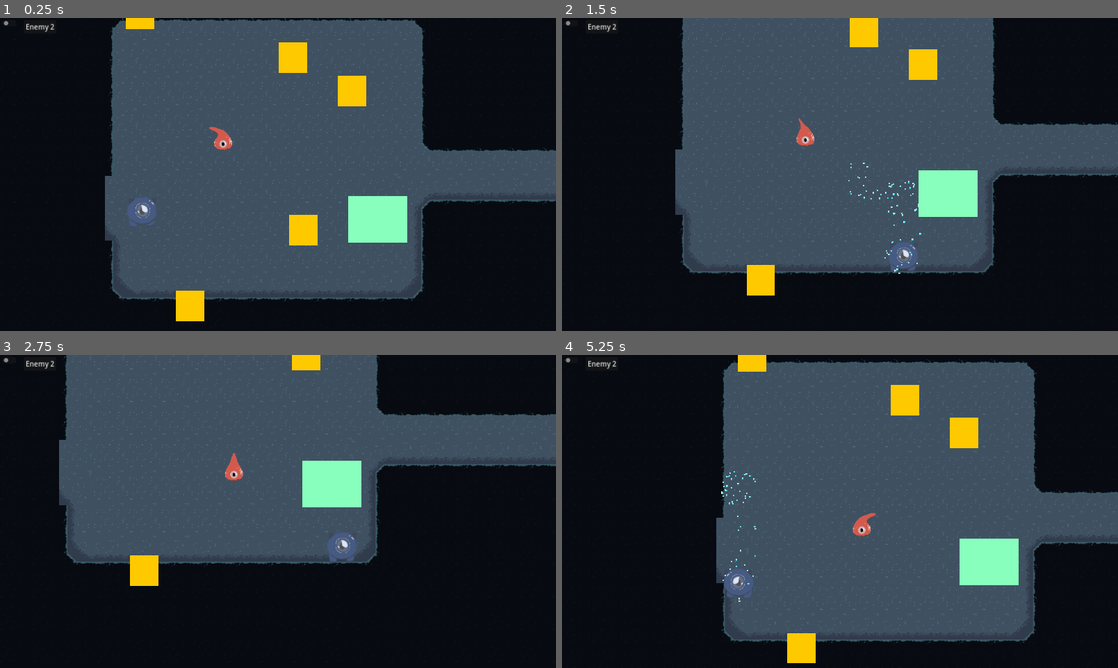
Above: before the commit, frames 1-4 (two rows, left to right).
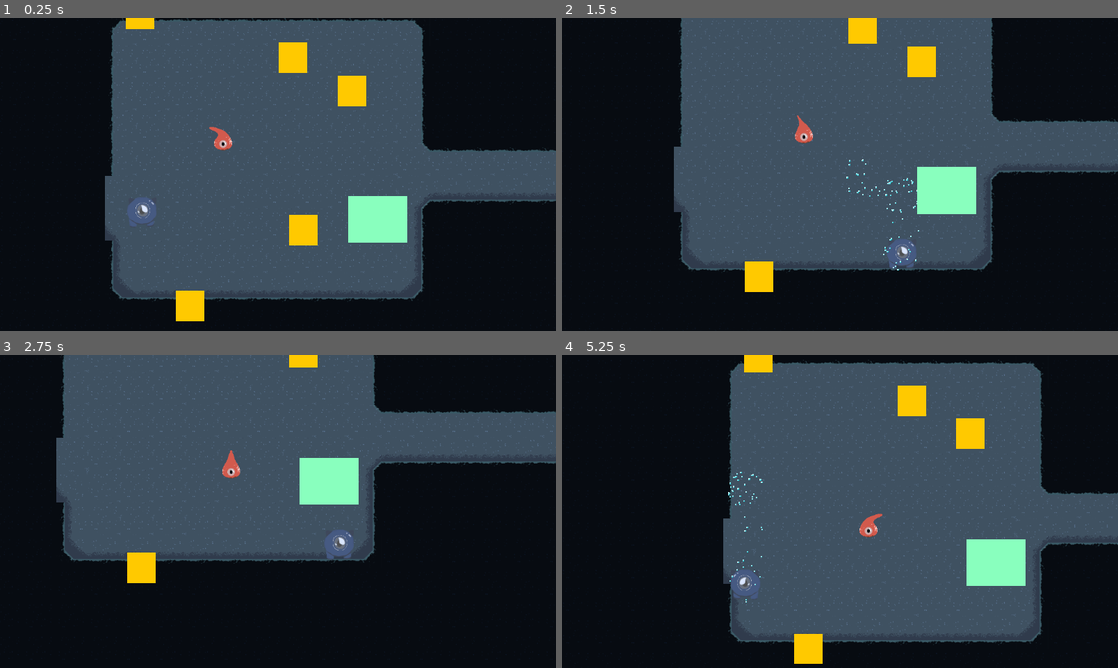
Above: after the commit, the same moments.

Repository: acropolis914/Gwizz-s-Game-Jam
Game: Godot game, scene res://Scene/main.tscn
Two runs of this game, one before a commit and one after it. Both use one fixed random seed, a clock stepped at 60 frames per second and the inputs below.
Inputs (mouse positions are in pixels of both pictures, inside the frame that each line leads up to):
- Up to frame 1 (0.25 s): no input
- Up to frame 2 (1.5 s): tap Enter at 0.5 s; move the mouse to (962, 158) at 0.52 s; hold D (move_right) 0.53-1.28 s; tap Shift (dash) at 0.6, 1.35 s; move the mouse to (728, 190) at 1.27 s; hold S (move_down) from 1.28 s (still down)
- Up to frame 3 (2.75 s): move the mouse to (333, 442) at 2.02 s; release S (move_down) at 2.03 s; hold D (move_right) from 2.03 s (still down); tap Shift (dash) at 2.1 s
- Up to frame 4 (5.25 s): move the mouse to (812, 574) at 2.77 s; release D (move_right) at 2.78 s; hold W (move_up) 2.78-3.53 s; tap Shift (dash) every 0.75 s from 2.85 to 5.1 s; move the mouse to (1006, 558) at 3.52 s; hold A (move_left) 3.53-5.03 s; move the mouse to (673, 464) at 4.27 s; move the mouse to (867, 511) at 5.02 s; hold S (move_down) from 5.03 s (still down)

The runs differ from the first frame. In frame 1, less than 0.1% of the frame differs, in the area x 0-10%, y 0-5%; in frame 2, 3.9%; in frame 3, 3.8%; in frame 4, 5.7%, in the area x 0-100%, y 0-99%.
Error before the commit: Invalid access to property or key 'trap' on a base object of type 'Node (global_script.gd)'. (res://Scripts/Turn_on.gd:4)

Commit message:
fixed some bugs

Diff:
--- /dev/null
+++ b/ImageAssets/Blur.gdshader
@@ -0,0 +1,26 @@
+shader_type canvas_item;
+
+// Radius that the shader was designed for.
+const float DEFAULT_RADIUS = 10.000000;
+
+// Unit vector: (1, 0) or (0, 1)
+uniform vec2 step;
+// Desired blur radius.
+uniform float radius = 10.000000;
+
+void fragment() {
+	vec2 s = radius / DEFAULT_RADIUS * step / vec2(textureSize(TEXTURE, 0));
+	COLOR.rgb =
+		0.011194727 * texture(TEXTURE, UV - 10.000000000 * s).rgb +
+		0.039368696 * texture(TEXTURE, UV - 8.415809477 * s).rgb +
+		0.071308558 * texture(TEXTURE, UV - 6.435363708 * s).rgb +
+		0.110237219 * texture(TEXTURE, UV - 4.455121108 * s).rgb +
+		0.145451038 * texture(TEXTURE, UV - 2.475020813 * s).rgb +
+		0.163798995 * texture(TEXTURE, UV - 0.495000167 * s).rgb +
+		0.157439298 * texture(TEXTURE, UV + 1.485004498 * s).rgb +
+		0.129158204 * texture(TEXTURE, UV + 3.465057055 * s).rgb +
+		0.090434685 * texture(TEXTURE, UV + 5.445220765 * s).rgb +
+		0.054043977 * texture(TEXTURE, UV + 7.425557483 * s).rgb +
+		0.027564604 * texture(TEXTURE, UV + 9.406126897 * s).rgb;
+	COLOR.a = 1.0;
+}
--- /dev/null
+++ b/ImageAssets/BlurExample.tscn
@@ -0,0 +1,106 @@
+[gd_scene load_steps=5 format=3 uid="uid://cnkjlmhcyjdft"]
+
+[ext_resource type="Script" path="res://BlurExample.gd" id="1_1kp6q"]
+[ext_resource type="Material" uid="uid://bbal7jrquqit3" path="res://BlurYMaterial.tres" id="1_dlvcd"]
+[ext_resource type="Material" uid="uid://cv2mrmyhkpw46" path="res://BlurXMaterial.tres" id="1_i28u4"]
+[ext_resource type="Texture2D" uid="uid://xsv7c6p4np53" path="res://icon.svg" id="2_a11mo"]
+
+[node name="Control" type="Control"]
+layout_mode = 3
+anchors_preset = 15
+anchor_right = 1.0
+anchor_bottom = 1.0
+grow_horizontal = 2
+grow_vertical = 2
+script = ExtResource("1_1kp6q")
+
+[node name="BlurY" type="SubViewportContainer" parent="."]
+unique_name_in_owner = true
+material = ExtResource("1_dlvcd")
+layout_mode = 1
+anchors_preset = 15
+anchor_right = 1.0
+anchor_bottom = 1.0
+grow_horizontal = 2
+grow_vertical = 2
+stretch = true
+
+[node name="SubViewport" type="SubViewport" parent="BlurY"]
+handle_input_locally = false
+size = Vector2i(1152, 648)
+render_target_update_mode = 4
+
+[node name="BlurX" type="SubViewportContainer" parent="BlurY/SubViewport"]
+unique_name_in_owner = true
+material = ExtResource("1_i28u4")
+anchors_preset = 15
+anchor_right = 1.0
+anchor_bottom = 1.0
+grow_horizontal = 2
+grow_vertical = 2
+stretch = true
+
+[node name="SubViewport" type="SubViewport" parent="BlurY/SubViewport/BlurX"]
+handle_input_locally = false
+size = Vector2i(1152, 648)
+render_target_update_mode = 4
+
+[node name="Sprite2D1" type="Sprite2D" parent="BlurY/SubViewport/BlurX/SubViewport"]
+texture_filter = 1
+position = Vector2(32, 32)
+texture = ExtResource("2_a11mo")
+centered = false
+
+[node name="Sprite2D2" type="Sprite2D" parent="BlurY/SubViewport/BlurX/SubViewport"]
+texture_filter = 1
+position = Vector2(192, 32)
+scale = Vector2(4, 4)
+texture = ExtResource("2_a11mo")
+centered = false
+
+[node name="Sprite2D3" type="Sprite2D" parent="BlurY/SubViewport/BlurX/SubViewport"]
+texture_filter = 3
+texture_repeat = 2
+position = Vector2(32, 192)
+scale = Vector2(0.25, 0.25)
+texture = ExtResource("2_a11mo")
+centered = false
+region_enabled = true
+region_rect = Rect2(0, 0, 512, 512)
+
+[node name="MarginContainer" type="MarginContainer" parent="."]
+layout_mode = 1
+anchors_preset = 15
+anchor_right = 1.0
+anchor_bottom = 1.0
+grow_horizontal = 2
+grow_vertical = 2
+theme_override_constants/margin_left = 32
+theme_override_constants/margin_top = 32
+theme_override_constants/margin_right = 32
+theme_override_constants/margin_bottom = 32
+
+[node name="VBoxContainer" type="VBoxContainer" parent="MarginContainer"]
+layout_mode = 2
+alignment = 2
+
+[node name="HBoxContainer" type="HBoxContainer" parent="MarginContainer/VBoxContainer"]
+layout_mode = 2
+theme_override_constants/separation = 16
+
+[node name="Label" type="Label" parent="MarginContainer/VBoxContainer/HBoxContainer"]
+layout_mode = 2
+text = "Blur radius:"
+
+[node name="BlurRadiusSlider" type="HSlider" parent="MarginContainer/VBoxContainer/HBoxContainer"]
+unique_name_in_owner = true
+layout_mode = 2
+size_flags_horizontal = 3
+size_flags_vertical = 1
+max_value = 50.0
+step = 0.0
+value = 10.0
+
+[node name="BlurRadiusLabel" type="Label" parent="MarginContainer/VBoxContainer/HBoxContainer"]
+unique_name_in_owner = true
+layout_mode = 2
--- a/Scene/Map.tscn
+++ b/Scene/Map.tscn
@@ -32,14 +32,14 @@
 3:8/0 = 0
 3:8/0/physics_layer_0/linear_velocity = Vector2(0, 0)
 3:8/0/physics_layer_0/angular_velocity = 0.0
-3:8/0/physics_layer_0/polygon_0/points = PackedVector2Array(32, 15, 32, 32, 14, 32)
+3:8/0/physics_layer_0/polygon_0/points = PackedVector2Array(32, 16.2635, 32, 32, 16.0867, 32)
 2:8/0 = 0
 2:8/0/physics_layer_0/linear_velocity = Vector2(0, 0)
 2:8/0/physics_layer_0/angular_velocity = 0.0
 5:8/0 = 0
 5:8/0/physics_layer_0/linear_velocity = Vector2(0, 0)
 5:8/0/physics_layer_0/angular_velocity = 0.0
-5:8/0/physics_layer_0/polygon_0/points = PackedVector2Array(-32, 14.75, -13.75, 32, -32, 32)
+5:8/0/physics_layer_0/polygon_0/points = PackedVector2Array(-16.2635, 32, -32, 32, -32, 16.0867)
 5:9/0 = 0
 5:9/0/physics_layer_0/linear_velocity = Vector2(0, 0)
 5:9/0/physics_layer_0/angular_velocity = 0.0
@@ -47,7 +47,7 @@
 5:10/0 = 0
 5:10/0/physics_layer_0/linear_velocity = Vector2(0, 0)
 5:10/0/physics_layer_0/angular_velocity = 0.0
-5:10/0/physics_layer_0/polygon_0/points = PackedVector2Array(-32, -32, -14.75, -32, -32, -14.5)
+5:10/0/physics_layer_0/polygon_0/points = PackedVector2Array(-32, -16.2635, -32, -32, -16.0867, -32)
 4:10/0 = 0
 4:10/0/physics_layer_0/linear_velocity = Vector2(0, 0)
 4:10/0/physics_layer_0/angular_velocity = 0.0
@@ -55,7 +55,7 @@
 3:10/0 = 0
 3:10/0/physics_layer_0/linear_velocity = Vector2(0, 0)
 3:10/0/physics_layer_0/angular_velocity = 0.0
-3:10/0/physics_layer_0/polygon_0/points = PackedVector2Array(13.25, -32, 32, -32, 32, -14)
+3:10/0/physics_layer_0/polygon_0/points = PackedVector2Array(16.2635, -32, 32, -32, 32, -16.0867)
 2:10/0 = 0
 2:10/0/physics_layer_0/linear_velocity = Vector2(0, 0)
 2:10/0/physics_layer_0/angular_velocity = 0.0
--- /dev/null
+++ b/Scene/feature_chooser_ui.tscn
@@ -0,0 +1,78 @@
+[gd_scene load_steps=4 format=3 uid="uid://ch5x0doigc5ge"]
+
+[ext_resource type="Shader" path="res://ImageAssets/Blur.gdshader" id="1_krqgw"]
+
+[sub_resource type="ShaderMaterial" id="ShaderMaterial_tt18p"]
+shader = ExtResource("1_krqgw")
+shader_parameter/step = null
+shader_parameter/radius = 10.0
+
+[sub_resource type="ShaderMaterial" id="ShaderMaterial_v4fcm"]
+
+[node name="FeatureChooserUI" type="Control"]
+layout_mode = 3
+anchors_preset = 15
+anchor_right = 1.0
+anchor_bottom = 1.0
+grow_horizontal = 2
+grow_vertical = 2
+
+[node name="ColorRect" type="ColorRect" parent="."]
+visible = false
+material = SubResource("ShaderMaterial_tt18p")
+layout_mode = 0
+offset_right = 1281.0
+offset_bottom = 723.0
+color = Color(1, 1, 1, 0)
+
+[node name="Panel" type="Panel" parent="."]
+material = SubResource("ShaderMaterial_v4fcm")
+layout_mode = 0
+offset_left = 96.0
+offset_top = 104.0
+offset_right = 1187.0
+offset_bottom = 615.0
+
+[node name="VBoxContainer" type="VBoxContainer" parent="Panel"]
+layout_mode = 1
+anchors_preset = -1
+anchor_left = 0.425298
+anchor_top = 0.0313112
+anchor_right = 0.571952
+anchor_bottom = 0.0450098
+offset_bottom = 23.0
+grow_horizontal = 2
+metadata/_edit_use_anchors_ = true
+
+[node name="RichTextLabel" type="RichTextLabel" parent="Panel/VBoxContainer"]
+layout_mode = 2
+text = "Add New Features"
+fit_content = true
+
+[node name="GridContainer" type="GridContainer" parent="Panel"]
+layout_mode = 0
+offset_left = 40.0
+offset_top = 72.0
+offset_right = 1056.0
+offset_bottom = 95.0
+columns = 2
+
+[node name="HBox" type="HBoxContainer" parent="Panel/GridContainer"]
+layout_mode = 2
+alignment = 1
+
+[node name="Label" type="Label" parent="Panel/GridContainer/HBox"]
+layout_mode = 2
+text = "fggdfgdhghfghhgfhfghfgh"
+horizontal_alignment = 1
+vertical_alignment = 1
+
+[node name="HBox2" type="HBoxContainer" parent="Panel/GridContainer"]
+layout_mode = 2
+alignment = 1
+
+[node name="Label" type="Label" parent="Panel/GridContainer/HBox2"]
+layout_mode = 2
+text = "fggdfgdhghfghhgfhfghfgh"
+horizontal_alignment = 1
+vertical_alignment = 1
--- a/Scene/main.tscn
+++ b/Scene/main.tscn
@@ -14,7 +14,8 @@
 [ext_resource type="Script" path="res://Scripts/Timer_CanvasLayer.gd" id="9_5lsd1"]
 [ext_resource type="PackedScene" uid="uid://cfh6fu6sg2kyy" path="res://Scene/coin.tscn" id="12_gs1c4"]
 [ext_resource type="PackedScene" uid="uid://gwrdgj65fsr4" path="res://Scene/enemy_type_3.tscn" id="13_1u1k8"]
-[ext_resource type="PackedScene" uid="uid://03tyh5acohqu" path="res://Scene/slime.tscn" id="14_orumr"]
+[ext_resource type="PackedScene" path="res://Scene/slime.tscn" id="14_orumr"]
+[ext_resource type="PackedScene" uid="uid://ch5x0doigc5ge" path="res://Scene/feature_chooser_ui.tscn" id="16_3ut77"]
 
 [sub_resource type="RectangleShape2D" id="RectangleShape2D_euuoh"]
 size = Vector2(264, 20)
@@ -28,6 +29,12 @@
 enemy2 = ExtResource("2_ixmfe")
 trap = ExtResource("4_b7axx")
 
+[node name="FeatureChooser" type="CanvasLayer" parent="."]
+visible = false
+
+[node name="FeatureChooserUI" parent="FeatureChooser" instance=ExtResource("16_3ut77")]
+z_index = 3
+
 [node name="Camera2D" type="Camera2D" parent="."]
 position = Vector2(454, 432)
 zoom = Vector2(1.17, 1.17)
@@ -36,6 +43,7 @@
 position = Vector2(137, 519)
 
 [node name="Debug" type="CanvasLayer" parent="."]
+visible = false
 
 [node name="CheckButton" type="CheckButton" parent="Debug"]
 offset_right = 44.0
@@ -51,28 +59,31 @@
 text = "Enemy 2"
 metadata/_edit_use_anchors_ = true
 
-[node name="Walls_Trap_StaticBody2D" type="StaticBody2D" parent="."]
+[node name="Story_mode" parent="." instance=ExtResource("7_qvbas")]
 visible = false
-position = Vector2(1195, 611)
-metadata/_edit_group_ = true
 
-[node name="CollisionShape2D" type="CollisionShape2D" parent="Walls_Trap_StaticBody2D"]
-position = Vector2(-270, -105)
-shape = SubResource("RectangleShape2D_euuoh")
+[node name="UI_CanvasLayer" type="CanvasLayer" parent="."]
+visible = false
+script = ExtResource("9_5lsd1")
 
-[node name="Sprite2D" type="Sprite2D" parent="Walls_Trap_StaticBody2D/CollisionShape2D"]
-position = Vector2(4, -3)
-scale = Vector2(2.175, 0.141667)
-texture = ExtResource("6_vglg2")
+[node name="Game_Timer" type="Timer" parent="UI_CanvasLayer"]
+wait_time = 60.0
+one_shot = true
+autostart = true
 
-[node name="CollisionShape2D2" type="CollisionShape2D" parent="Walls_Trap_StaticBody2D"]
-position = Vector2(-268, -263)
-shape = SubResource("RectangleShape2D_h7kn0")
+[node name="Timer_Label" type="Label" parent="UI_CanvasLayer"]
+offset_left = 36.0
+offset_top = 33.0
+offset_right = 76.0
+offset_bottom = 56.0
+text = "Timer: 00"
 
-[node name="Sprite2D2" type="Sprite2D" parent="Walls_Trap_StaticBody2D/CollisionShape2D2"]
-position = Vector2(2.5, 1.50001)
-scale = Vector2(2.175, 0.908333)
-texture = ExtResource("6_vglg2")
+[node name="Coins_Label" type="Label" parent="UI_CanvasLayer"]
+offset_left = 546.0
+offset_top = 21.0
+offset_right = 618.0
+offset_bottom = 44.0
+text = "Coins: 00"
 
 [node name="Walls_Gate_StaticBody2D2" type="StaticBody2D" parent="."]
 visible = false
@@ -99,9 +110,6 @@
 
 [node name="Map" parent="." instance=ExtResource("7_t2y8m")]
 
-[node name="Story_mode" parent="." instance=ExtResource("7_qvbas")]
-visible = false
-
 [node name="Princess" parent="." instance=ExtResource("8_x7y06")]
 position = Vector2(2638, 444)
 
@@ -110,29 +118,6 @@
 
 [node name="Gate" parent="." instance=ExtResource("8_5nvpr")]
 position = Vector2(2053, 576)
-
-[node name="UI_CanvasLayer" type="CanvasLayer" parent="."]
-visible = false
-script = ExtResource("9_5lsd1")
-
-[node name="Game_Timer" type="Timer" parent="UI_CanvasLayer"]
-wait_time = 60.0
-one_shot = true
-autostart = true
-
-[node name="Timer_Label" type="Label" parent="UI_CanvasLayer"]
-offset_left = 36.0
-offset_top = 33.0
-offset_right = 76.0
-offset_bottom = 56.0
-text = "Timer: 00"
-
-[node name="Coins_Label" type="Label" parent="UI_CanvasLayer"]
-offset_left = 546.0
-offset_top = 21.0
-offset_right = 618.0
-offset_bottom = 44.0
-text = "Coins: 00"
 
 [node name="Coins" type="Node2D" parent="."]
 position = Vector2(1165, 445)
--- a/Scene/princess.tscn
+++ b/Scene/princess.tscn
@@ -19,6 +19,7 @@
 shape = SubResource("RectangleShape2D_wkfhs")
 
 [node name="CanvasLayer" type="CanvasLayer" parent="."]
+visible = false
 
 [node name="Label" type="Label" parent="CanvasLayer"]
 offset_left = 376.0
--- a/Scene/projectile.tscn
+++ b/Scene/projectile.tscn
@@ -4,8 +4,8 @@
 [ext_resource type="Texture2D" uid="uid://ctmdihf4wqh7f" path="res://ImageAssets/Enemy3/enemy3_0000_Ellipse-1.png" id="2_qb6ll"]
 
 [sub_resource type="CapsuleShape2D" id="CapsuleShape2D_sontd"]
-radius = 1.0
-height = 12.0
+radius = 2.0
+height = 4.0
 
 [node name="Projectile" type="Area2D"]
 script = ExtResource("1_wks65")
--- a/Scripts/Main.gd
+++ b/Scripts/Main.gd
@@ -7,21 +7,24 @@
 
 func _ready():
 	screen_size = get_viewport_rect().size
-	if GlobalScript.trap:
+	if GlobalScript.trap_rock:
 		var traps = trap.instantiate()
 		traps.position = $trap_position.position
 		add_child(traps)
 
-	if GlobalScript.emeny_1:
-		var traps = enemy1.instantiate()
-		traps.position = Vector2(-253, 50)
-		add_child(traps)
+	if GlobalScript.enemy_1:
+		var enemy1 = enemy1.instantiate()
+		enemy1.position = Vector2(-253, 50)
+		add_child(enemy1)
 
 
 func _process(delta):
 	#Simple camera pan lang try
 	if $Player:
-		$Camera2D.position += ($Player.position - $Camera2D.position)/1.5 * delta
+		if $Player.speed <= 300:
+			$Camera2D.position += ($Player.position - $Camera2D.position)/1.5 * delta
+		else:
+			$Camera2D.position += ($Player.position - $Camera2D.position)*delta
 
 	if $Debug/CheckButton.button_pressed:
 		$"enemy_type_1".change_art()
--- a/Scripts/Turn_on.gd
+++ b/Scripts/Turn_on.gd
@@ -1,11 +1,11 @@
 extends Node2D
 
 func _ready():
-	if GlobalScript.trap:
+	if GlobalScript.trap_rock:
 		$Trap_Button.hide()
-	if GlobalScript.emeny_1:
+	if GlobalScript.enemy_1:
 		$Enemy_1_Button.hide()
-	if GlobalScript.emeny_2:
+	if GlobalScript.enemy_2:
 		$Enemy_2_Button2.hide()
 	if GlobalScript.dash:
 		$Dash_Button3.hide()
--- a/Scripts/global_script.gd
+++ b/Scripts/global_script.gd
@@ -4,9 +4,9 @@
 var aesthetic = 0
 
 #UPGRADES
-var emeny_1 = true
-var emeny_2 = true
-var emeny_3 = true
+var enemy_1 = true
+var enemy_2 = true
+var enemy_3 = true
 var trap_rock = true
 var trap_slime = true
 var puzzle = true
--- a/Scripts/princess.gd
+++ b/Scripts/princess.gd
@@ -5,7 +5,7 @@
 	canvas_layer.hide()
 
 func _on_body_entered(body):
-	if body.is_in_group("player"):
+	if body is Player:
 		if GlobalScript.level == 5:
 			pass #ENDING
 		else:
--- a/Scripts/projectile.gd
+++ b/Scripts/projectile.gd
@@ -17,3 +17,5 @@
 		body.kill()
 	if body is TileMap:
 		queue_free()
+	if body is Trap:
+		queue_free()
--- a/Scripts/trap.gd
+++ b/Scripts/trap.gd
@@ -1,4 +1,5 @@
 extends Area2D
+class_name Trap
 
 @onready var trap_anim = $AnimationPlayer
 
Not shown: 1 places in Scene/main.tscn that only renumber resources
